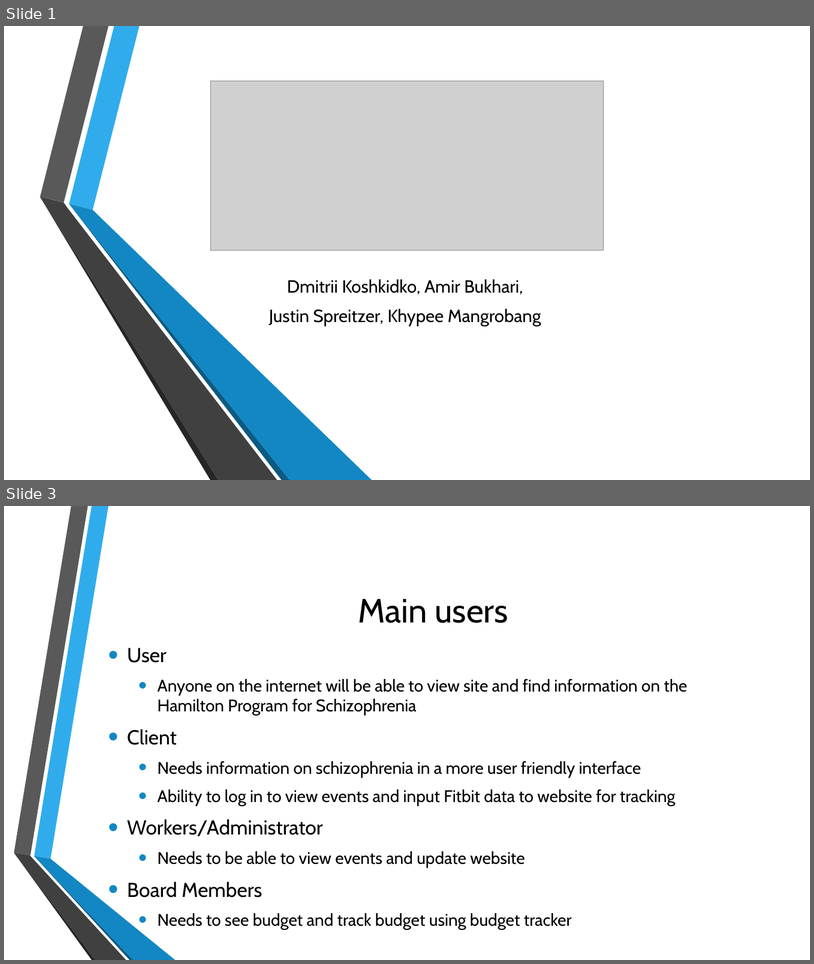
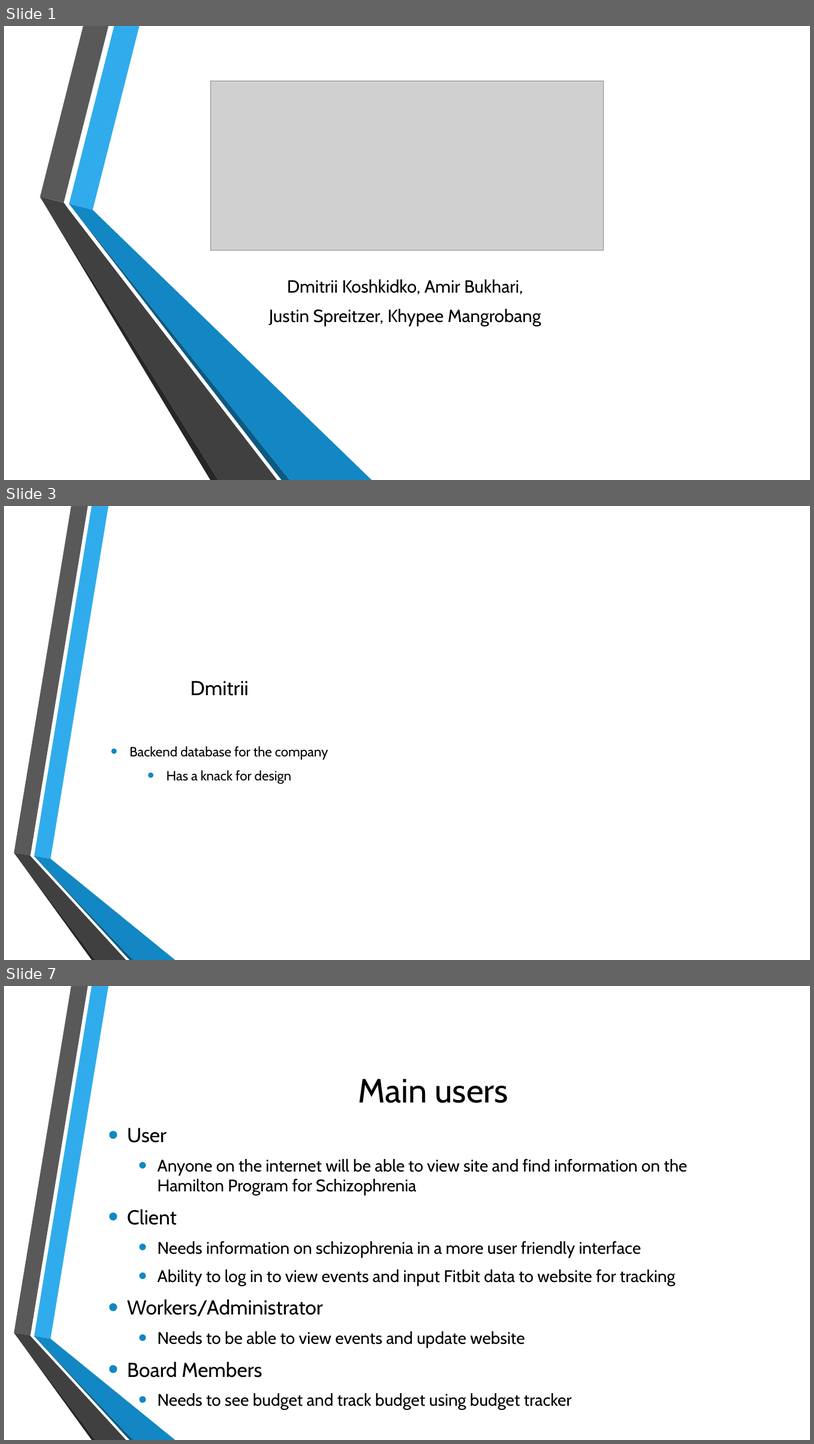
Before and after one commit to amirbukhari/HPS, a slide deck: Main Metaphor.pptx. Shown one above the other, each under a label of ours: slides 1 and 3 before the commit, slides 1, 3 and 7 after it; the slides between them are not shown. The pictures are 814x964 and 814x1444 pixels, drawn with LibreOffice and Linux fonts; fonts in the diff are those of the drawing; grey boxes stand for pictures; background and template pictures are left out. Boxes give left, top, right and bottom in pixels: in the first picture for what was removed or moved away, otherwise in the second. Text is boxed around its words. In the diff, an @@ line names an element or a change of style, - is before the commit and + after.

```diff
--- a/Main Metaphor.pptx
+++ b/Main Metaphor.pptx
@@ slide 3 added at (4,506,810,960), background picture (left out); not listed: 6 template elements that a slide beside it also shows @@
@@ title added at (191,681,249,696), 24 pt, text #000000 @@
+Dmitrii
@@ text added at (129,746,328,784), 16 pt, text #000000 @@
+• Backend database for the company
+• Has a knack for design
@@ what was slide 3 is now slide 7 @@
```
Also in this commit, not shown: 2 slides changed, 4 other slides added.
